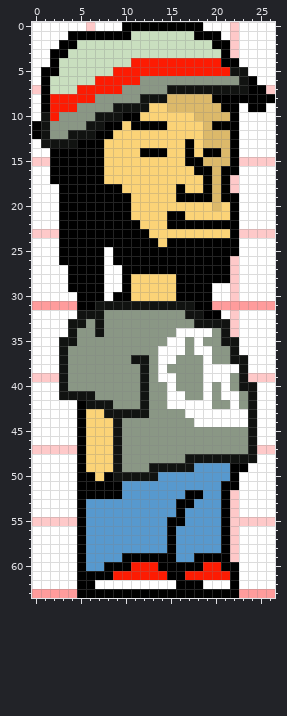
Pixel-art sprite: assets/images/mainC.png. Above, as it was before the edit.
The file is 27x64 pixels. Colours within 5 levels of each other are drawn and written as one.
Once edited:
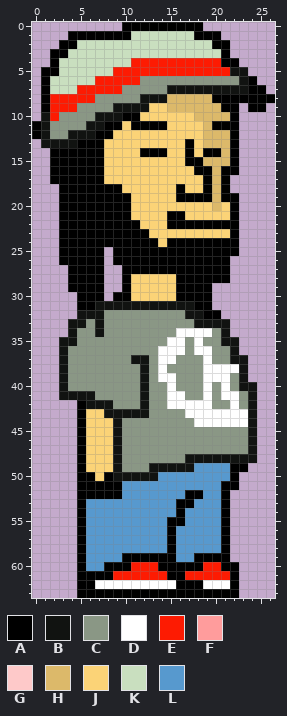
Palette (. is transparent): A #000000  B #111311  C #8a9785  D #ffffff  E #fd1b02  F #ff9c9c  G #fec9c9  H #dcb96a  J #fbd377  K #c9dfbf  L #5799ce
The author wrote: background deleted
The edit:
@@ x 0..26 @@
- 0 DDDDDDGDDDAAAAAAAAADDDGDDDD
- 1 DDDDAAAAAAAKKKKKKKAAADGDDDD
- 2 DDDAAKKKKKKKKKKKKKKKAAGDDDD
- 3 DDAAKKKKKKKKKKKKKKKKKAGDDDD
- 4 DDAKKKKKKKKEEEEEEEEEEAADDDD
- 5 DAAKKKKKKEEEEEEEEEEEEEBBDDD
- 6 DAKKKKKEEEEECCCCCCCCCCCBADD
- 7 GAKKKEEEEECCCCCBBBBBBBBBAAG
- 8 DAEEEEECCCCCBBBHHHHHAAAAAAA
- 9 DAEEECCCCBBBBJJHHHHHHAADAAD
-10 DBECCCCBBBAAJJJJJJHHHHADDDD
-11 ABCCCCBBAAJAAAAJJJJHAAADDDD
-12 ABCCBBBAAJJJJJJJJJJHHHADDDD
-13 DBBBBAAAJJJJJJJJJAJHHHADDDD
-14 DDAAAAAAJJJJAAAJJAJAAHADDDD
-15 GGAAAAAAJJJJJJJJJAAHHHAGGGG
-16 DDAAAAAAJJJJJJJJJJAAHAADDDD
-17 DDAAAAAAJJJJJJJJJJJAHAGDDDD
-18 DDDAAAAAAAJJJJJJAJJAHAGDDDD
-19 DDDAAAAAAAAJJJJJAAAAHAADDDD
-20 DDDAAAAAAAAJJJJJJJJJHJADDDD
-21 DDDAAAAAAAAJJJJAAJJJJJADDDD
-22 DDDAAAAAAAAAJJJAAAAAAAADDDD
-23 GGGAAAAAAAAAAJJJJJJJJJAGGGG
-24 DDDAAAAAAAAAAAJAAAAAAAADDDD
-25 DDDAAAAADAAAAAAAAAAAAAADDDD
-26 DDDAAAAADAAAAAAAAAAAAAGDDDD
-27 DDDDAAAADDAAAAAAAAAAAAGDDDD
-28 DDDDAAAADDAJJJJJAAAAAAGDDDD
-29 DDDDAAAADDAJJJJJAAAADDGDDDD
-30 DDDDDAAADAAJJJJJAAAADDGDDDD
-31 FFFFFAABBBBBBBBBBBAAFFFFFFF
-32 DDDDDBBBCCCCCCCCCBBAADGDDDD
-33 DDDDBBCBCCCCCCCCCCBBBBGDDDD
-34 DDDDBCCBCCCCCCCCDDDDCBGDDDD
-35 DDDBBCCCCCCCCCCDDCDCCBBDDDD
-36 DDDBCCCCCCCCCCDDDCDDCCBDDDD
-37 DDDBCCCCCCCBBCDDCCCDCCBBDDD
-38 DDDBCCCCCCCCBCDCCCCDDDDBDDD
-39 GGGBCCCCCCCCBCDDCCCDDDCBGGG
-40 DDDBCCCCCCCCBCCDCCCDCDCBBDD
-41 DDDBBBBCCCCCBCCDDCCDCDDCBDD
-42 DDDDDABBBCCCBCCDDDDDCCDCBDD
-43 DDDDDAJJBBBBBCCCCDDDDDDDBDD
-44 DDDDDAJJJBCCCCCCCCDDDDDDBDD
-45 DDDDDAJJJBCCCCCCCCCCCCCCBDD
-46 DDDDDAJJJBCCCCCCCCCCCCCCBDD
-47 GGGGGAJJJBCCCCCCCCCCCCCCBGG
-48 DDDDDAJJJBCCCCCCCBBBBBBBBDD
-49 DDDDDAJJJBCCCBBBBBLLLLAADDD
-50 DDDDDAAJABBBBBLLLLLLLLADDDD
-51 DDDDDAAAAALLLLLLLLLLLAADDDD
-52 DDDDDAAAAALLLLLLLAALLAGDDDD
-53 DDDDDALLLLLLLLLLAALLLAGDDDD
-54 DDDDDALLLLLLLLLLALLLLAGDDDD
-55 GGGGGALLLLLLLLLAALLLLAGGGGG
-56 DDDDDALLLLLLLLLALLLLLAGDDDD
-57 DDDDDALLLLLLLLLALLLLLAGDDDD
-58 DDDDDALLLLLLLLLALLLLLAGDDDD
-59 DDDDDALLLLAAAAAALLAAAAGDDDD
-60 DDDDDALLAAAEEEAAAAAEEAADDDD
-61 DDDDDAAAAEEEEEEAAEEEEEADDDD
-62 DDDDDAADDDDDDDDDAAADDDADDDD
-63 FFFFFAAAAAAAAAAAAAAAAAAFFFF
+ 0 ..........AAAAAAAAA........
+ 1 ....AAAAAAAKKKKKKKAAA......
+ 2 ...AAKKKKKKKKKKKKKKKAA.....
+ 3 ..AAKKKKKKKKKKKKKKKKKA.....
+ 4 ..AKKKKKKKKEEEEEEEEEEAA....
+ 5 .AAKKKKKKEEEEEEEEEEEEEBB...
+ 6 .AKKKKKEEEEECCCCCCCCCCCBA..
+ 7 .AKKKEEEEECCCCCBBBBBBBBBAA.
+ 8 .AEEEEECCCCCBBBHHHHHAAAAAAA
+ 9 .AEEECCCCBBBBJJHHHHHHAA.AA.
+10 .BECCCCBBBAAJJJJJJHHHHA....
+11 ABCCCCBBAAJAAAAJJJJHAAA....
+12 ABCCBBBAAJJJJJJJJJJHHHA....
+13 .BBBBAAAJJJJJJJJJAJHHHA....
+14 ..AAAAAAJJJJAAAJJAJAAHA....
+15 ..AAAAAAJJJJJJJJJAAHHHA....
+16 ..AAAAAAJJJJJJJJJJAAHAA....
+17 ..AAAAAAJJJJJJJJJJJAHA.....
+18 ...AAAAAAAJJJJJJAJJAHA.....
+19 ...AAAAAAAAJJJJJAAAAHAA....
+20 ...AAAAAAAAJJJJJJJJJHJA....
+21 ...AAAAAAAAJJJJAAJJJJJA....
+22 ...AAAAAAAAAJJJAAAAAAAA....
+23 ...AAAAAAAAAAJJJJJJJJJA....
+24 ...AAAAAAAAAAAJAAAAAAAA....
+25 ...AAAAA.AAAAAAAAAAAAAA....
+26 ...AAAAA.AAAAAAAAAAAAA.....
+27 ....AAAA..AAAAAAAAAAAA.....
+28 ....AAAA..AJJJJJAAAAAA.....
+29 ....AAAA..AJJJJJAAAA.......
+30 .....AAA.AAJJJJJAAAA.......
+31 .....AABBBBBBBBBBBAA.......
+32 .....BBBCCCCCCCCCBBAA......
+33 ....BBCBCCCCCCCCCCBBBB.....
+34 ....BCCBCCCCCCCCDDDDCB.....
+35 ...BBCCCCCCCCCCDDCDCCBB....
+36 ...BCCCCCCCCCCDDDCDDCCB....
+37 ...BCCCCCCCBBCDDCCCDCCBB...
+38 ...BCCCCCCCCBCDCCCCDDDDB...
+39 ...BCCCCCCCCBCDDCCCDDDCB...
+40 ...BCCCCCCCCBCCDCCCDCDCBB..
+41 ...BBBBCCCCCBCCDDCCDCDDCB..
+42 .....ABBBCCCBCCDDDDDCCDCB..
+43 .....AJJBBBBBCCCCDDDDDDDB..
+44 .....AJJJBCCCCCCCCDDDDDDB..
+45 .....AJJJBCCCCCCCCCCCCCCB..
+46 .....AJJJBCCCCCCCCCCCCCCB..
+47 .....AJJJBCCCCCCCCCCCCCCB..
+48 .....AJJJBCCCCCCCBBBBBBBB..
+49 .....AJJJBCCCBBBBBLLLLAA...
+50 .....AAJABBBBBLLLLLLLLA....
+51 .....AAAAALLLLLLLLLLLAA....
+52 .....AAAAALLLLLLLAALLA.....
+53 .....ALLLLLLLLLLAALLLA.....
+54 .....ALLLLLLLLLLALLLLA.....
+55 .....ALLLLLLLLLAALLLLA.....
+56 .....ALLLLLLLLLALLLLLA.....
+57 .....ALLLLLLLLLALLLLLA.....
+58 .....ALLLLLLLLLALLLLLA.....
+59 .....ALLLLAAAAAALLAAAA.....
+60 .....ALLAAAEEEAAAAAEEAA....
+61 .....AAAAEEEEEEAAEEEEEA....
+62 .....AADDDDDDDDDAAADDDA....
+63 .....AAAAAAAAAAAAAAAAAA....
Where, in picture pixels (left, top, right, bottom), the same in both pictures:
erased: (32, 22, 122, 598)
erased: (203, 22, 275, 598)
